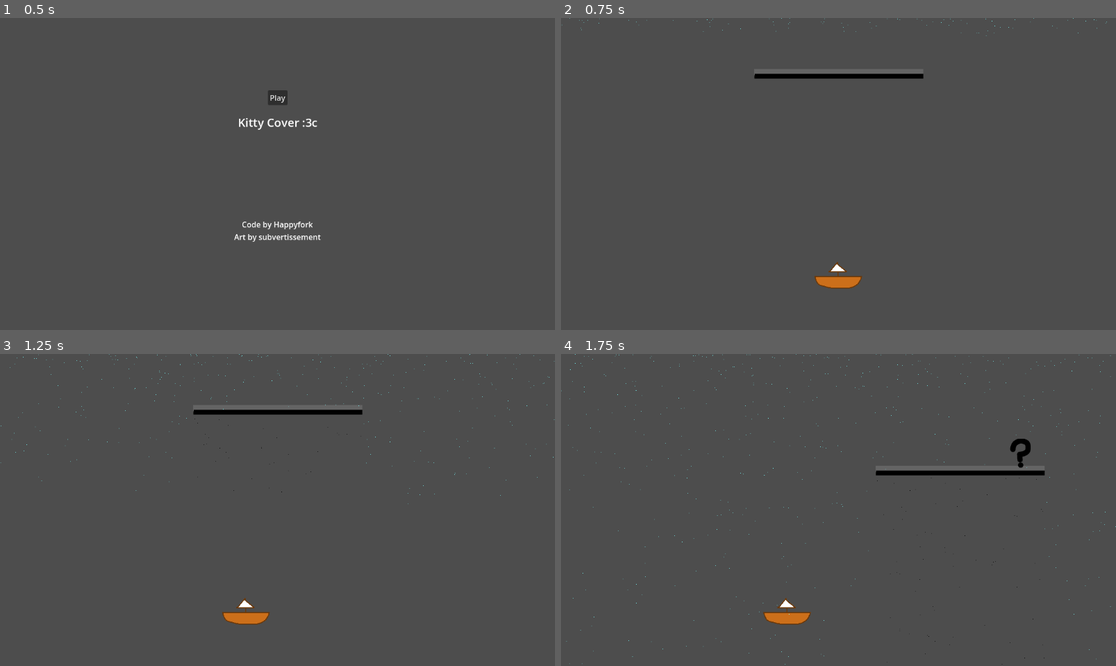
Above: before the commit, frames 1-4 (two rows, left to right).
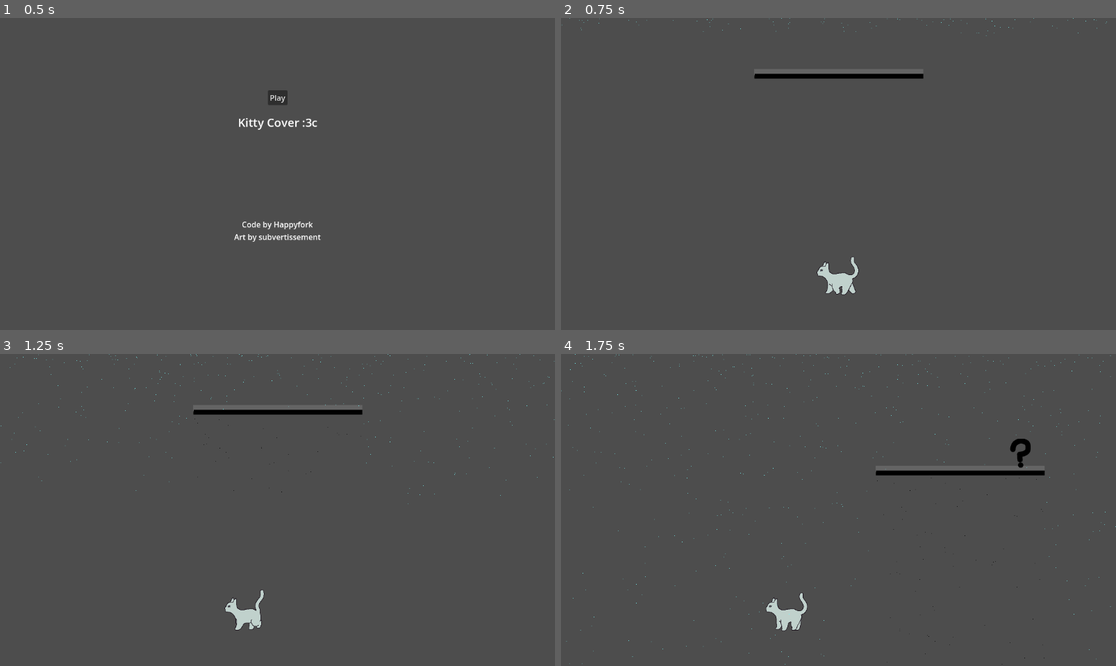
Above: after the commit, the same moments.

Repository: HappyFork/gwj58
Game: Godot game, scene res://scenes/main_menu.tscn
Two runs of this game, one before a commit and one after it. Both use one fixed random seed, a clock stepped at 60 frames per second and the inputs below.
Inputs (mouse positions are in pixels of both pictures, inside the frame that each line leads up to):
- Up to frame 1 (0.5 s): no input
- Up to frame 2 (0.75 s): click "Play" at 0.5 s
- Up to frame 3 (1.25 s): no input
- Up to frame 4 (1.75 s): move the mouse to (960, 494) at 1.27 s

Frame 1 is identical in both runs. In frame 2, 0.6% of the frame differs, in the area x 45-55%, y 76-89%; in frame 3, 0.6%; in frame 4, 0.6%.

Commit message:
add cat animation

Diff:
--- a/nodes/cat.gd
+++ b/nodes/cat.gd
@@ -12,6 +12,7 @@
 
 # Onready variables
 @onready var timer = $ActionTimer
+@onready var animated_sprite_2d = $AnimatedSprite2D
 
 # Regular variables
 var can_move_left = true
@@ -41,6 +42,7 @@
 	# TODO: Random movement speed and distance? At least distance.
 	if choice == 1 and can_move_right:
 		# If the cat wants to move right and it can
+		animate_cat("right")
 		var tween = create_tween()
 		var dest = position
 		dest.x += move_dist
@@ -48,18 +50,33 @@
 		tween.tween_callback( decide )
 	elif choice == 2 and can_move_left:
 		# If the cat wants to move left and it can
+		animate_cat("left")
 		var tween = create_tween()
 		var dest = position
 		dest.x -= move_dist
 		tween.tween_property( self, "position", dest, move_time )
 		tween.tween_callback( decide )
 	else:
+		animate_cat("idle")
 		# If the cat doesn't want to move or it cant. This isn't ideal, it means
 		# the cat only has a 1/3 chance of moving out of a corner.
 		# TODO: Random wait time?
 		timer.start()
 		# I probably don't need a timer node at this point... but whatever.
 
+# called from within decide()
+# sets the cat's animation based on decide()'s result
+func animate_cat(direction:String):
+	match direction: # could've used an if-elif-else, but i like match ;P -ph
+		"right":
+			animated_sprite_2d.flip_h = false
+			animated_sprite_2d.play("walking")
+		"left":
+			animated_sprite_2d.flip_h = true
+			animated_sprite_2d.play("walking")
+		_:
+			# _: acts like an "else"
+			animated_sprite_2d.play("idle")
 
 
 ### --- Signal functions --- ###
--- a/nodes/cat.tscn
+++ b/nodes/cat.tscn
@@ -1,7 +1,231 @@
-[gd_scene load_steps=5 format=3 uid="uid://dw53qcq418283"]
+[gd_scene load_steps=37 format=3 uid="uid://dw53qcq418283"]
 
 [ext_resource type="Script" path="res://nodes/cat.gd" id="1_vj0s0"]
-[ext_resource type="Texture2D" uid="uid://dde00bt31u85w" path="res://assets/boat.png" id="2_7am41"]
+[ext_resource type="Texture2D" uid="uid://bq4fkn11ygqcq" path="res://assets/idle_spritesheet.png" id="2_v4573"]
+[ext_resource type="Texture2D" uid="uid://81a31ngokoh7" path="res://assets/walk_spritesheet.png" id="3_we5pi"]
+
+[sub_resource type="AtlasTexture" id="AtlasTexture_byvw1"]
+atlas = ExtResource("2_v4573")
+region = Rect2(0, 0, 356, 356)
+
+[sub_resource type="AtlasTexture" id="AtlasTexture_uiing"]
+atlas = ExtResource("2_v4573")
+region = Rect2(356, 0, 356, 356)
+
+[sub_resource type="AtlasTexture" id="AtlasTexture_shq15"]
+atlas = ExtResource("2_v4573")
+region = Rect2(712, 0, 356, 356)
+
+[sub_resource type="AtlasTexture" id="AtlasTexture_didcv"]
+atlas = ExtResource("2_v4573")
+region = Rect2(1068, 0, 356, 356)
+
+[sub_resource type="AtlasTexture" id="AtlasTexture_pf0r0"]
+atlas = ExtResource("2_v4573")
+region = Rect2(1424, 0, 356, 356)
+
+[sub_resource type="AtlasTexture" id="AtlasTexture_th0fy"]
+atlas = ExtResource("2_v4573")
+region = Rect2(1780, 0, 356, 356)
+
+[sub_resource type="AtlasTexture" id="AtlasTexture_dw4ag"]
+atlas = ExtResource("2_v4573")
+region = Rect2(2136, 0, 356, 356)
+
+[sub_resource type="AtlasTexture" id="AtlasTexture_wmlkp"]
+atlas = ExtResource("2_v4573")
+region = Rect2(2492, 0, 356, 356)
+
+[sub_resource type="AtlasTexture" id="AtlasTexture_yvfbe"]
+atlas = ExtResource("2_v4573")
+region = Rect2(2848, 0, 356, 356)
+
+[sub_resource type="AtlasTexture" id="AtlasTexture_q2nds"]
+atlas = ExtResource("2_v4573")
+region = Rect2(3204, 0, 356, 356)
+
+[sub_resource type="AtlasTexture" id="AtlasTexture_qkovk"]
+atlas = ExtResource("2_v4573")
+region = Rect2(3560, 0, 356, 356)
+
+[sub_resource type="AtlasTexture" id="AtlasTexture_m105o"]
+atlas = ExtResource("2_v4573")
+region = Rect2(3916, 0, 356, 356)
+
+[sub_resource type="AtlasTexture" id="AtlasTexture_omim2"]
+atlas = ExtResource("2_v4573")
+region = Rect2(4272, 0, 356, 356)
+
+[sub_resource type="AtlasTexture" id="AtlasTexture_sgjfk"]
+atlas = ExtResource("2_v4573")
+region = Rect2(4628, 0, 356, 356)
+
+[sub_resource type="AtlasTexture" id="AtlasTexture_hvwha"]
+atlas = ExtResource("2_v4573")
+region = Rect2(4984, 0, 356, 356)
+
+[sub_resource type="AtlasTexture" id="AtlasTexture_nn2eq"]
+atlas = ExtResource("3_we5pi")
+region = Rect2(0, 0, 356, 356)
+
+[sub_resource type="AtlasTexture" id="AtlasTexture_5u262"]
+atlas = ExtResource("3_we5pi")
+region = Rect2(712, 0, 356, 356)
+
+[sub_resource type="AtlasTexture" id="AtlasTexture_om3aj"]
+atlas = ExtResource("3_we5pi")
+region = Rect2(356, 0, 356, 356)
+
+[sub_resource type="AtlasTexture" id="AtlasTexture_yee6y"]
+atlas = ExtResource("3_we5pi")
+region = Rect2(1068, 0, 356, 356)
+
+[sub_resource type="AtlasTexture" id="AtlasTexture_5cwyj"]
+atlas = ExtResource("3_we5pi")
+region = Rect2(1424, 0, 356, 356)
+
+[sub_resource type="AtlasTexture" id="AtlasTexture_s6e67"]
+atlas = ExtResource("3_we5pi")
+region = Rect2(1780, 0, 356, 356)
+
+[sub_resource type="AtlasTexture" id="AtlasTexture_3w3vr"]
+atlas = ExtResource("3_we5pi")
+region = Rect2(2136, 0, 356, 356)
+
+[sub_resource type="AtlasTexture" id="AtlasTexture_jqr73"]
+atlas = ExtResource("3_we5pi")
+region = Rect2(2492, 0, 356, 356)
+
+[sub_resource type="AtlasTexture" id="AtlasTexture_p33rh"]
+atlas = ExtResource("3_we5pi")
+region = Rect2(2848, 0, 356, 356)
+
+[sub_resource type="AtlasTexture" id="AtlasTexture_tdy3n"]
+atlas = ExtResource("3_we5pi")
+region = Rect2(3204, 0, 356, 356)
+
+[sub_resource type="AtlasTexture" id="AtlasTexture_13ekb"]
+atlas = ExtResource("3_we5pi")
+region = Rect2(3560, 0, 356, 356)
+
+[sub_resource type="AtlasTexture" id="AtlasTexture_33dl3"]
+atlas = ExtResource("3_we5pi")
+region = Rect2(3916, 0, 356, 356)
+
+[sub_resource type="AtlasTexture" id="AtlasTexture_j611t"]
+atlas = ExtResource("3_we5pi")
+region = Rect2(4272, 0, 356, 356)
+
+[sub_resource type="AtlasTexture" id="AtlasTexture_x0fsw"]
+atlas = ExtResource("3_we5pi")
+region = Rect2(4628, 0, 356, 356)
+
+[sub_resource type="AtlasTexture" id="AtlasTexture_ifhi4"]
+atlas = ExtResource("3_we5pi")
+region = Rect2(4984, 0, 356, 356)
+
+[sub_resource type="SpriteFrames" id="SpriteFrames_l674a"]
+animations = [{
+"frames": [{
+"duration": 1.0,
+"texture": SubResource("AtlasTexture_byvw1")
+}, {
+"duration": 1.0,
+"texture": SubResource("AtlasTexture_uiing")
+}, {
+"duration": 1.0,
+"texture": SubResource("AtlasTexture_shq15")
+}, {
+"duration": 1.0,
+"texture": SubResource("AtlasTexture_didcv")
+}, {
+"duration": 1.0,
+"texture": SubResource("AtlasTexture_pf0r0")
+}, {
+"duration": 1.0,
+"texture": SubResource("AtlasTexture_th0fy")
+}, {
+"duration": 1.0,
+"texture": SubResource("AtlasTexture_dw4ag")
+}, {
+"duration": 1.0,
+"texture": SubResource("AtlasTexture_wmlkp")
+}, {
+"duration": 1.0,
+"texture": SubResource("AtlasTexture_yvfbe")
+}, {
+"duration": 1.0,
+"texture": SubResource("AtlasTexture_q2nds")
+}, {
+"duration": 1.0,
+"texture": SubResource("AtlasTexture_qkovk")
+}, {
+"duration": 1.0,
+"texture": SubResource("AtlasTexture_m105o")
+}, {
+"duration": 1.0,
+"texture": SubResource("AtlasTexture_omim2")
+}, {
+"duration": 1.0,
+"texture": SubResource("AtlasTexture_sgjfk")
+}, {
+"duration": 1.0,
+"texture": SubResource("AtlasTexture_hvwha")
+}],
+"loop": true,
+"name": &"idle",
+"speed": 8.0
+}, {
+"frames": [{
+"duration": 1.0,
+"texture": SubResource("AtlasTexture_nn2eq")
+}, {
+"duration": 1.0,
+"texture": SubResource("AtlasTexture_5u262")
+}, {
+"duration": 1.0,
+"texture": SubResource("AtlasTexture_om3aj")
+}, {
+"duration": 1.0,
+"texture": SubResource("AtlasTexture_yee6y")
+}, {
+"duration": 1.0,
+"texture": SubResource("AtlasTexture_5cwyj")
+}, {
+"duration": 1.0,
+"texture": SubResource("AtlasTexture_s6e67")
+}, {
+"duration": 1.0,
+"texture": SubResource("AtlasTexture_3w3vr")
+}, {
+"duration": 1.0,
+"texture": SubResource("AtlasTexture_jqr73")
+}, {
+"duration": 1.0,
+"texture": SubResource("AtlasTexture_p33rh")
+}, {
+"duration": 1.0,
+"texture": SubResource("AtlasTexture_tdy3n")
+}, {
+"duration": 1.0,
+"texture": SubResource("AtlasTexture_13ekb")
+}, {
+"duration": 1.0,
+"texture": SubResource("AtlasTexture_33dl3")
+}, {
+"duration": 1.0,
+"texture": SubResource("AtlasTexture_j611t")
+}, {
+"duration": 1.0,
+"texture": SubResource("AtlasTexture_x0fsw")
+}, {
+"duration": 1.0,
+"texture": SubResource("AtlasTexture_ifhi4")
+}],
+"loop": true,
+"name": &"walking",
+"speed": 16.0
+}]
 
 [sub_resource type="RectangleShape2D" id="RectangleShape2D_yp1f7"]
 
@@ -13,10 +237,11 @@
 [node name="ActionTimer" type="Timer" parent="."]
 one_shot = true
 
-[node name="Sprite2D" type="Sprite2D" parent="."]
+[node name="AnimatedSprite2D" type="AnimatedSprite2D" parent="."]
 light_mask = 2
-scale = Vector2(0.05, 0.05)
-texture = ExtResource("2_7am41")
+scale = Vector2(0.25, 0.25)
+sprite_frames = SubResource("SpriteFrames_l674a")
+animation = &"walking"
 
 [node name="TailArea" type="Area2D" parent="."]
 
Binary file added: assets/idle_spritesheet.png
Not shown, added: assets/idle_spritesheet.png.import
Binary file added: assets/walk_spritesheet.png
Not shown, added: assets/walk_spritesheet.png.import
